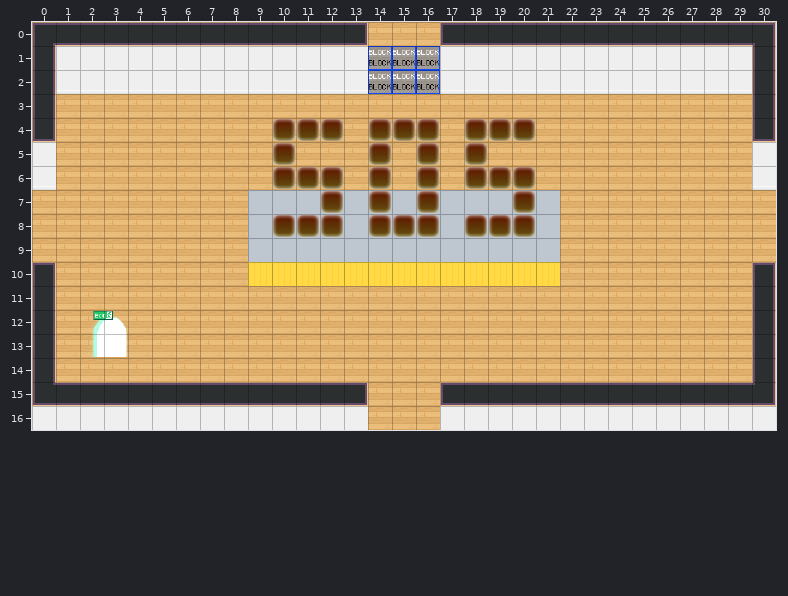
Two versions of a level (Tiled map (JSON), dist/map/505.json). This is how it looked before the edit.
Cells are 32x32 px. Shown: x 0..30, y 0..16.
After:
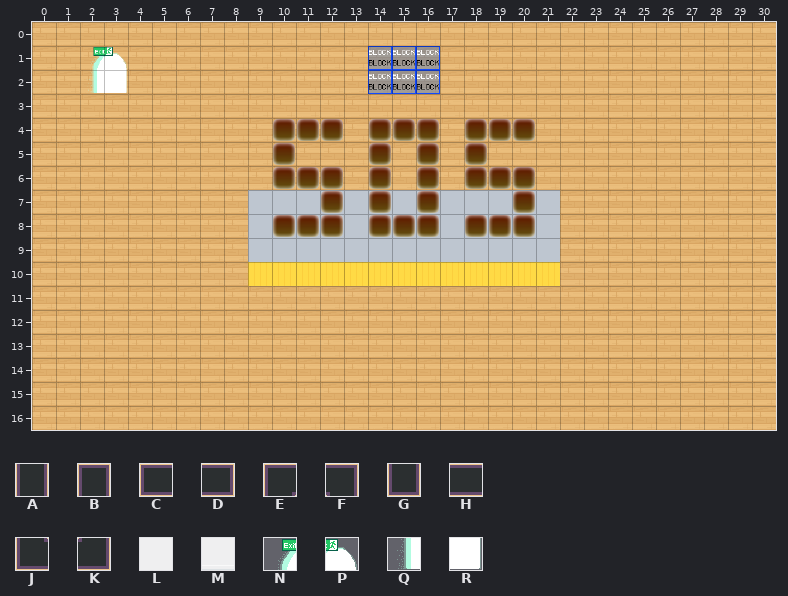
Key: from "tileset5_export": A 44, B 45, C 46, D 47, E 48, F 49, G 55, H 56, J 58, K 59, L 62, M 72; from "worldExit": N 0, P 1, Q 2, R 3.
_ is an empty cell.
The edit:
Layer "walls" (now hidden):
y 0: x 0..13 EHHHHHHHHHHHHD -> ______________; x 17..30 CHHHHHHHHHHHHF -> ______________
y 1: x 0..13 ALLLLLLLLLLLLL -> ______________; x 17..30 LLLLLLLLLLLLLA -> ______________
y 2: x 0..13 AMMMMMMMMMMMMM -> ______________; x 17..30 MMMMMMMMMMMMMA -> ______________
y 3: x 0 A -> _; x 30 A -> _
y 4: x 0 G -> _; x 30 G -> _
y 5: x 0 L -> _; x 30 L -> _
y 6: x 0 M -> _; x 30 M -> _
y 10: x 0 B -> _; x 30 B -> _
y 11..14: x 0 A -> _; x 30 A -> _
y 15: x 0..13 JHHHHHHHHHHHHD -> ______________; x 17..30 CHHHHHHHHHHHHK -> ______________
y 16: x 0..13 LLLLLLLLLLLLLL -> ______________; x 17..30 LLLLLLLLLLLLLL -> ______________
Layer "LOBBYx":
y 1: x 2..3 __ -> NP
y 2: x 2..3 __ -> QR
y 12: x 2..3 NP -> __
y 13: x 2..3 QR -> __
